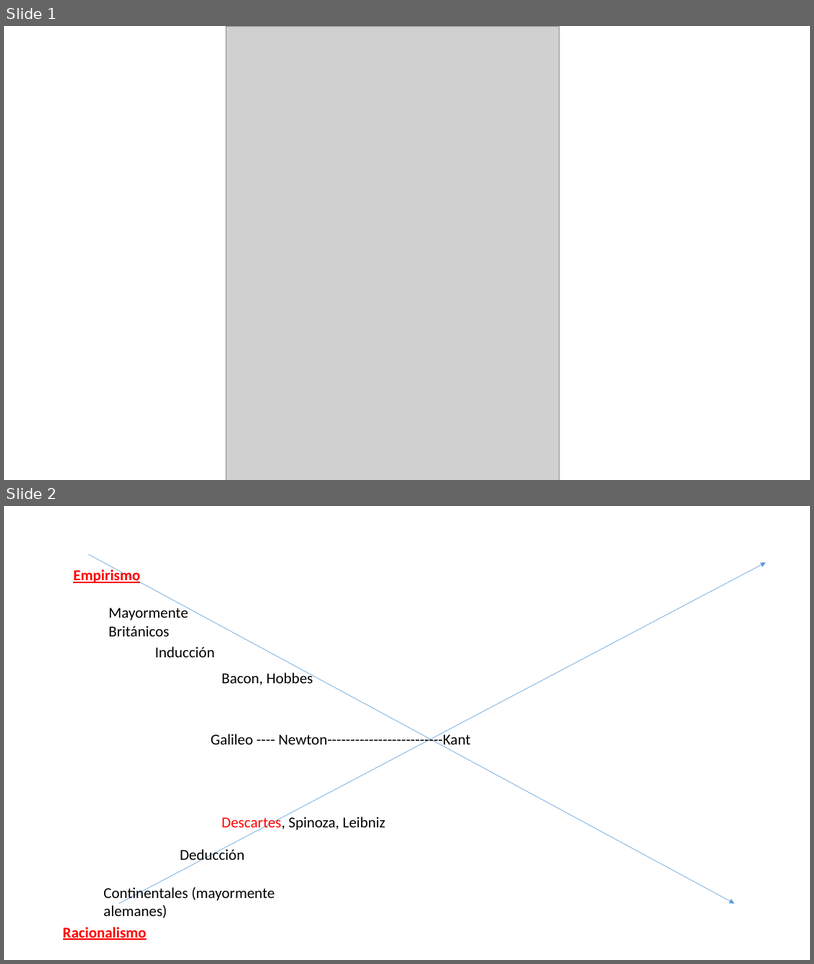
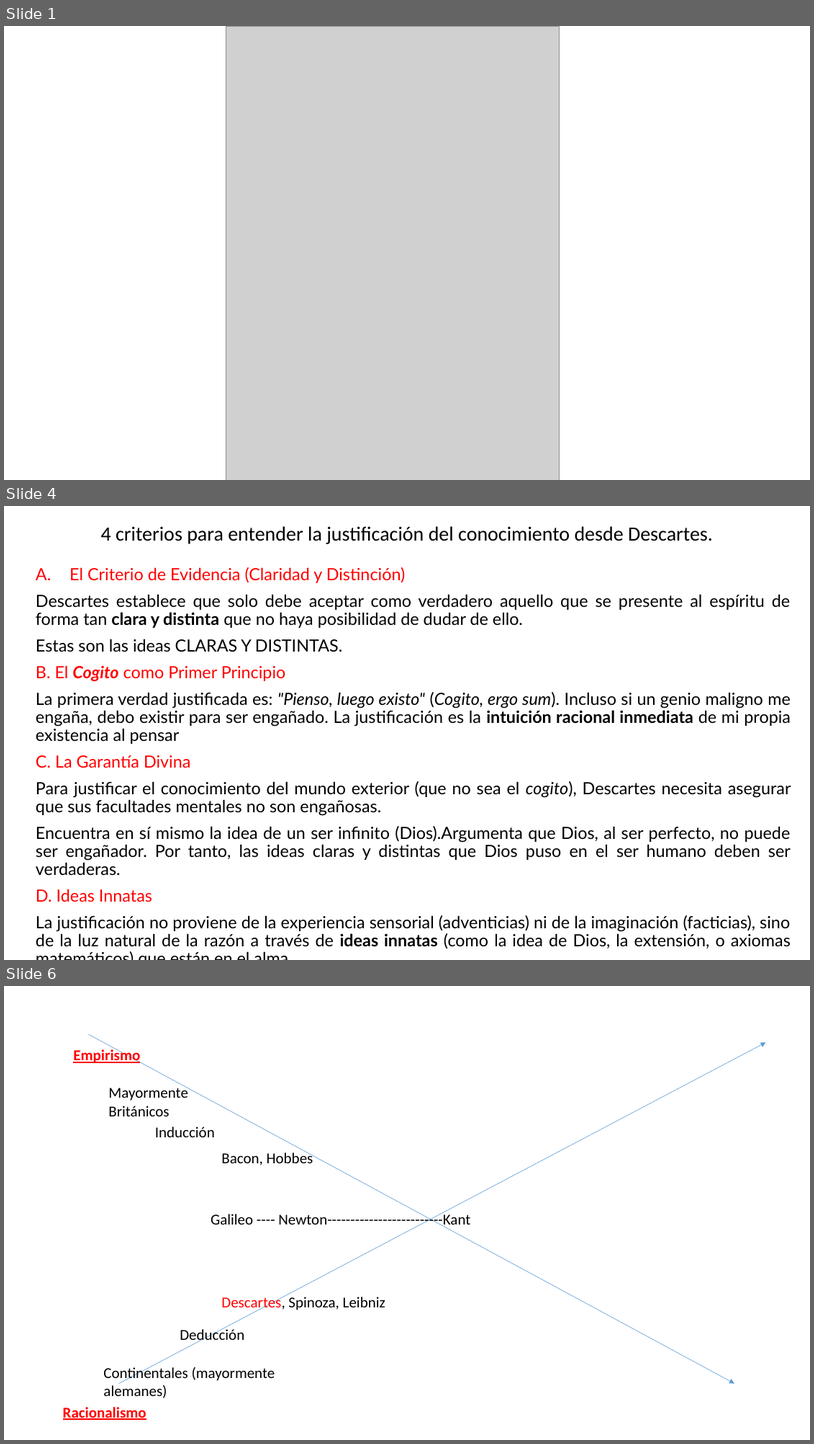
Before and after one commit to zaboltar/ArchaeologyJourney, a slide deck: DigSite/New Arcaism/uarm 2026 a/p crit raymond/09 Descartes.pptx. Shown one above the other, each under a label of ours: slides 1 and 2 before the commit, slides 1, 4 and 6 after it; the slides between them are not shown. The pictures are 814x964 and 814x1444 pixels, drawn with LibreOffice and Linux fonts; fonts in the diff are those of the drawing; grey boxes stand for pictures. Boxes give left, top, right and bottom in pixels: in the first picture for what was removed or moved away, otherwise in the second. Text is boxed around its words. In the diff, an @@ line names an element or a change of style, - is before the commit and + after.

```diff
--- a/DigSite/New Arcaism/uarm 2026 a/p crit raymond/09 Descartes.pptx
+++ b/DigSite/New Arcaism/uarm 2026 a/p crit raymond/09 Descartes.pptx
@@ slide 4 added at [4, 506, 810, 960], background #FFFFFF @@
@@ title added at [101, 526, 713, 544], 24 pt, text #000000 @@
+4 criterios para entender la justificación del conocimiento desde Descartes.
@@ text added at [36, 567, 792, 948], 20 pt, text #000000 @@
+A. El Criterio de Evidencia (Claridad y Distinción)
+Descartes establece que solo debe aceptar como verdadero aquello que se presente al espíritu de forma tan clara y distinta que no haya posibilidad de dudar de ello.
+Estas son las ideas CLARAS Y DISTINTAS.
+B. El Cogito como Primer Principio
+La primera verdad justificada es: "Pienso, luego existo" (Cogito, ergo sum). Incluso si un genio maligno me engaña, debo existir para ser engañado. La justificación es la intuición racional inmediata de mi propia existencia al pensar
+C. La Garantía Divina
+Para justificar el conocimiento del mundo exterior (que no sea el cogito), Descartes necesita asegurar que sus facultades mentales no son engañosas.
+Encuentra en sí mismo la idea de un ser infinito (Dios).Argumenta que Dios, al ser perfecto, no puede ser engañador. Por tanto, las ideas claras y distintas que Dios puso en el ser humano deben ser verdaderas.
+D. Ideas Innatas
+La justificación no proviene de la experiencia sensorial (adventicias) ni de la imaginación (facticias), sino de la luz natural de la razón a través de ideas innatas (como la idea de Dios, la extensión, o axiomas matemáticos) que están en el alma
@@ what was slide 2 is now slide 6 @@
```
Also in this commit, not shown: 4 other slides added, 8 other files.
